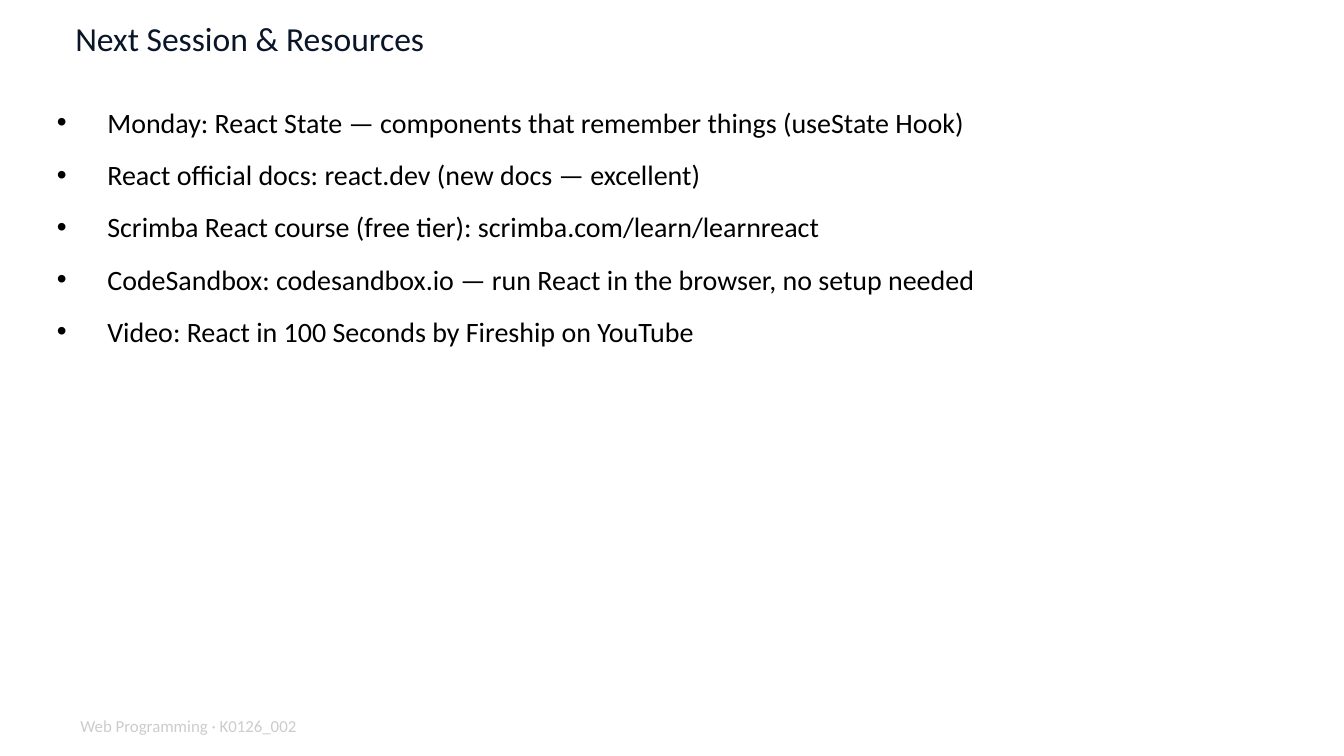
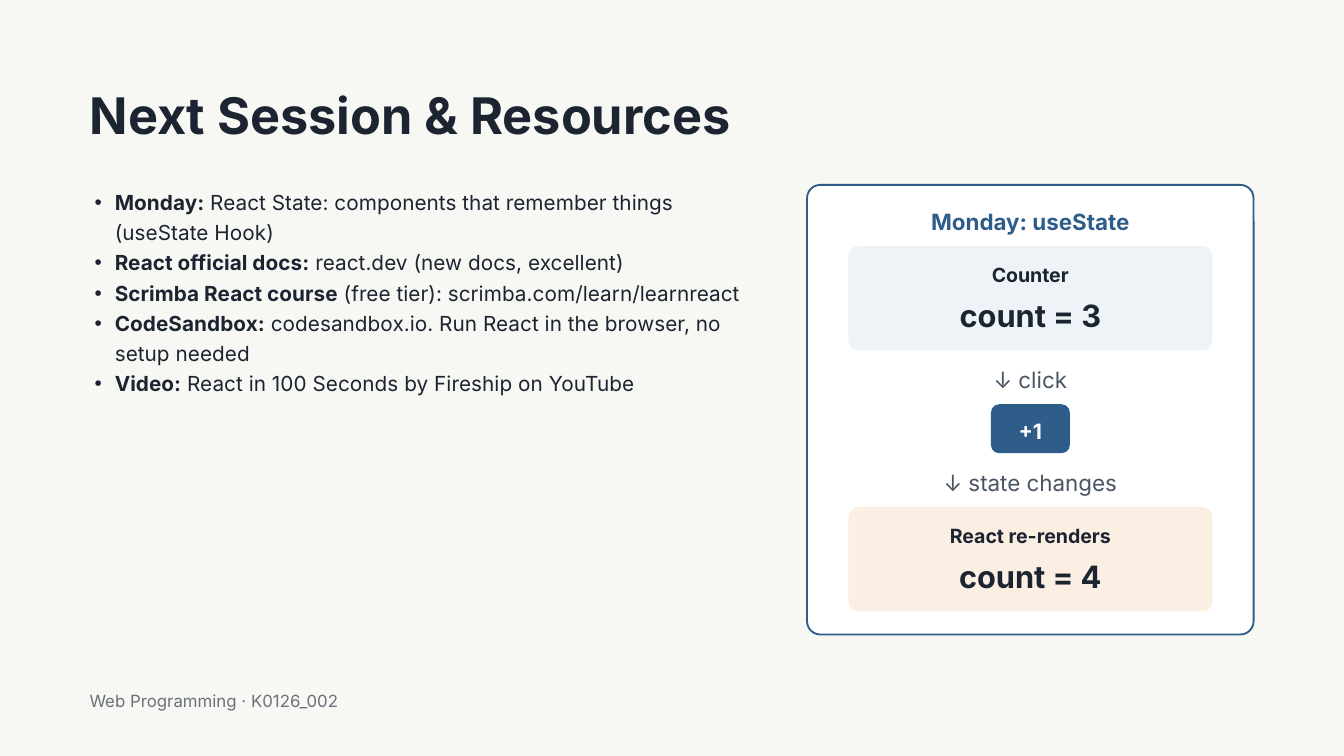
Before and after one commit to muxiddin19/WebPro, a slide deck: slide 22 of week10/WebPro_Week11_Fri_ReactProps_v1.pptx. Drawn at 1344x756 pixels with LibreOffice and Linux fonts; fonts in the diff are those of the drawing. Boxes give left, top, right and bottom in pixels: in the first picture for what was removed or moved away, otherwise in the second. Text is boxed around its words. In the diff, an @@ line names an element or a change of style, - is before the commit and + after.

```diff
--- a/week10/WebPro_Week11_Fri_ReactProps_v1.pptx
+++ b/week10/WebPro_Week11_Fri_ReactProps_v1.pptx
@@ background #FFFFFF to #F7F7F4 @@
@@ title "Next Session & Resources": place and size @@
-title "Next Session & Resources" at bbox=[75, 28, 424, 52]
+title "Next Session & Resources" at bbox=[90, 95, 730, 135]
@@ title "Next Session & Resources" at bbox=[90, 95, 730, 135]: size 18 to 27 pt, font Calibri to Inter, text colour #0A1628 to #1B2430, bold on; line spacing 1 to 29.7pt @@
@@ text "Monday: React State: components that ...": place and size @@
-text "Monday: React State: components that ..." at bbox=[107, 112, 974, 347]
+text "Monday: React State: components that ..." at bbox=[115, 194, 740, 396]
@@ text at bbox=[115, 194, 673, 274]: text changed; size 15 to 11.1 pt; font Calibri to Inter; text colour #000000 to #1B2430 @@
-• Monday: React State — components that remember things (useState Hook)
-• React official docs: react.dev (new docs — excellent)
+• Monday: React State: components that remember things (useState Hook)
+• React official docs: react.dev (new docs, excellent)
@@ rounded rectangle added at bbox=[808, 185, 1254, 636], fill #FFFFFF, outline #2F5D8A 1 pt @@
@@ text added at bbox=[931, 213, 1129, 235], 12 pt, text #2F5D8A, bold @@
+Monday: useState
@@ rounded rectangle added at bbox=[848, 246, 1212, 351], fill #EEF3F8 @@
@@ text added at bbox=[992, 267, 1069, 282], 10.5 pt, text #1B2430, bold @@
+Counter
@@ text at bbox=[115, 285, 740, 396]: size 15 to 11.1 pt, font Calibri to Inter, text colour #000000 to #1B2430 in "Scrimba React course (free tier): scrimba.com/learn/learnrea ...", "Video: React in 100 Seconds by Fireship ..."; bold on in "Scrimba React course", "Video:"; indent changed; line spacing 1 to 16.2pt; less space between paragraphs @@
@@ text at bbox=[115, 315, 721, 366]: text changed; size 15 to 11.1 pt; font Calibri to Inter; text colour #000000 to #1B2430 @@
-• CodeSandbox: codesandbox.io — run React in the browser, no setup needed
+• CodeSandbox: codesandbox.io. Run React in the browser, no setup needed
@@ text added at bbox=[960, 304, 1101, 328], 16.5 pt, text #1B2430, bold @@
+count = 3
@@ text added at bbox=[1018, 371, 1067, 388], 12 pt, text #4A5563 @@
+↓ click
@@ rounded rectangle added at bbox=[991, 405, 1070, 453], fill #2F5D8A, 11.2 pt, text #FFFFFF, bold @@
++1
@@ text added at bbox=[968, 474, 1117, 496], 12 pt, text #4A5563 @@
+↓ state changes
@@ rounded rectangle added at bbox=[848, 507, 1212, 612], fill #FBEEE3 @@
@@ text added at bbox=[950, 528, 1111, 544], 10.5 pt, text #1B2430, bold @@
+React re-renders
@@ text added at bbox=[959, 565, 1102, 589], 16.5 pt, text #1B2430, bold @@
+count = 4
@@ text added at bbox=[90, 694, 338, 711], 9 pt, text #6A7179 @@
+Web Programming · K0126_002
@@ text removed at bbox=[80, 721, 297, 735] @@
-Web Programming · K0126_002
```
Also in this commit, not shown: 17 other slides changed, 3 slides added, 3 slides removed, 2 other files.
